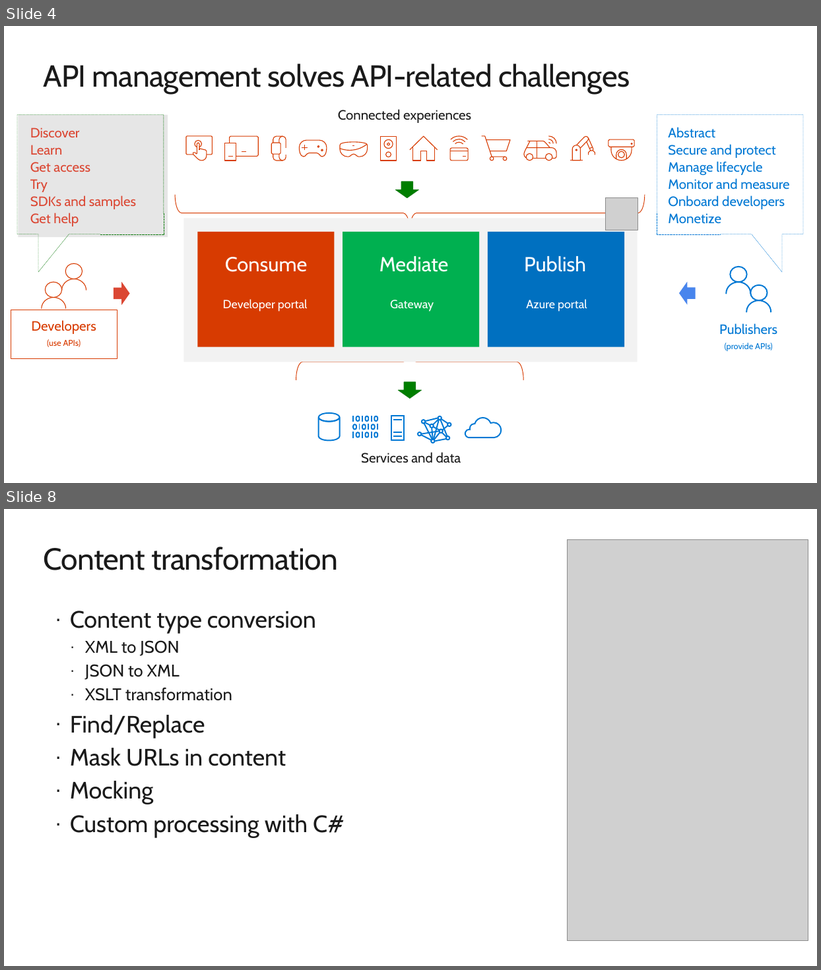
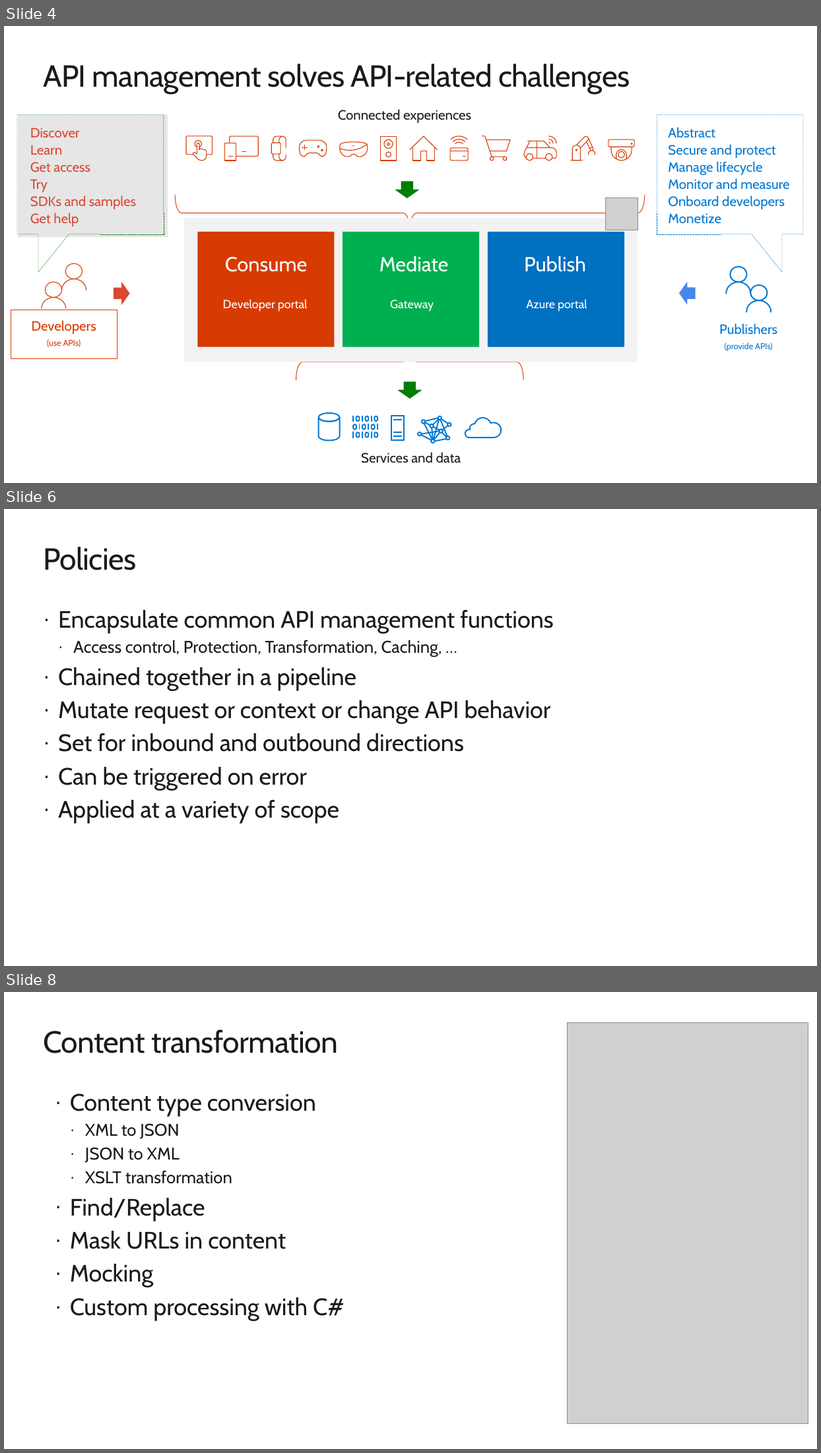
Before and after one commit to rbickel/TDCAPIM, a slide deck: API Management.pptx. Shown one above the other, each under a label of ours: slides 4 and 8 before the commit, slides 4, 6 and 8 after it; the slides between them are not shown. The pictures are 821x970 and 821x1453 pixels, drawn with LibreOffice and Linux fonts; fonts in the diff are those of the drawing; grey boxes stand for pictures; background and template pictures are left out. Boxes give left, top, right and bottom in pixels: in the first picture for what was removed or moved away, otherwise in the second. Text is boxed around its words. In the diff, an @@ line names an element or a change of style, - is before the commit and + after.

```diff
--- a/API Management.pptx
+++ b/API Management.pptx
@@ slide 6 added at [4,509,817,966], background #FFFFFF @@
@@ title added at [43,547,136,570], 36 pt, text #1A1A1A @@
+Policies
@@ text added at [58,610,553,824], 28 pt, text #1A1A1A @@
+· Encapsulate common API management functions
+  · Access control, Protection, Transformation, Caching, …
+· Chained together in a pipeline
+· Mutate request or context or change API behavior
+· Set for inbound and outbound directions
+· Can be triggered on error
+· Applied at a variety of scope
```
Also in this commit, not shown: 5 slides changed, 1 other slide added, 4 slides removed.
